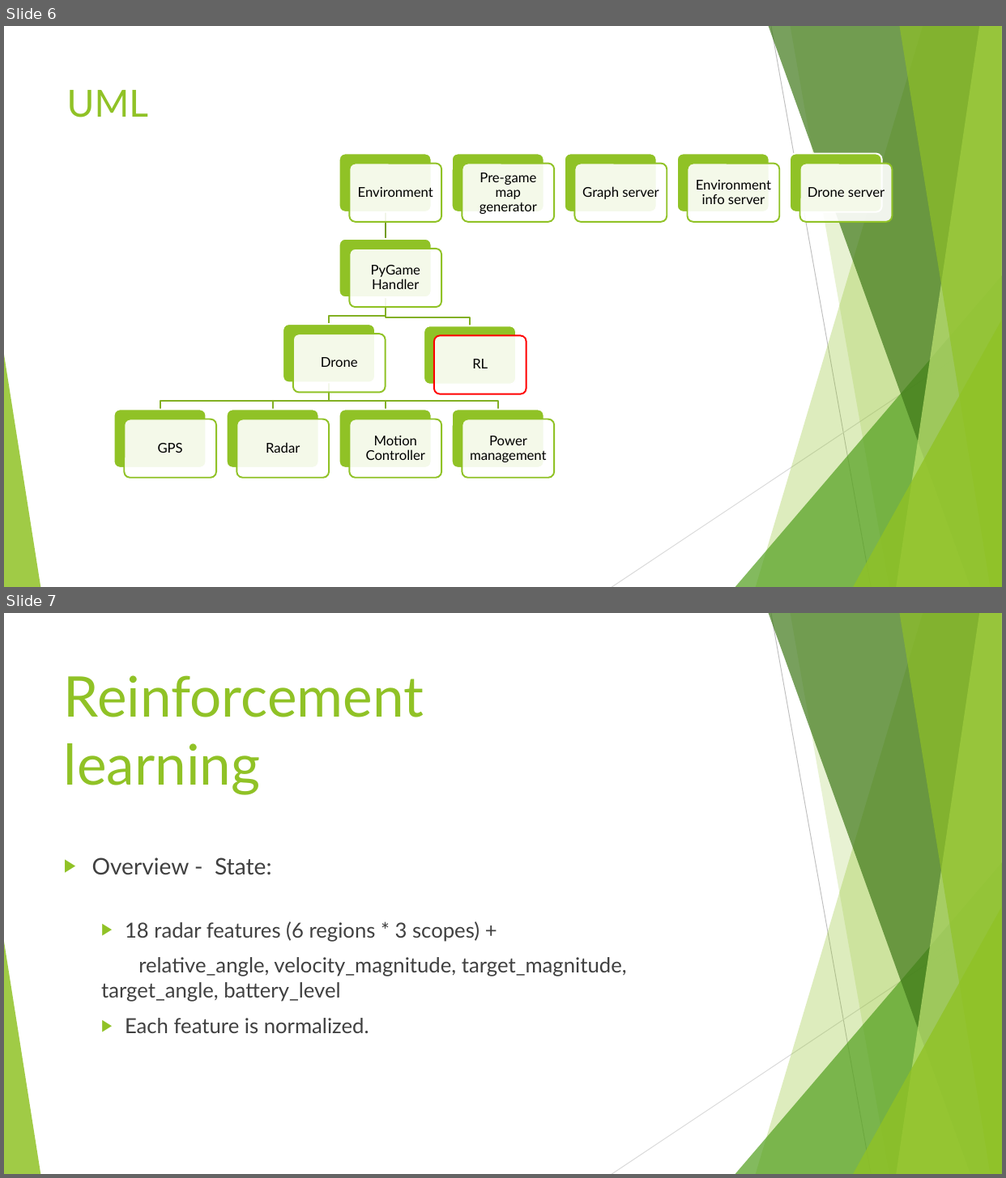
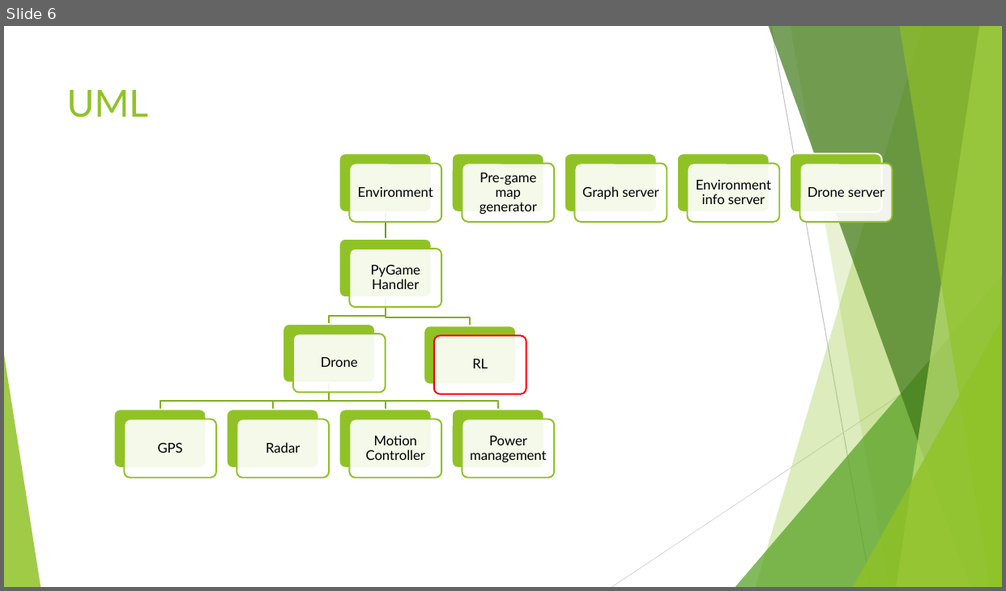
Before and after one commit to ShAssaf/DroneSim, a slide deck: Docs/Project_601.pptx. Shown one above the other, each under a label of ours: slides 6 and 7 before the commit, slide 6 after it. The pictures are 1006x1178 and 1006x591 pixels, drawn with LibreOffice and Linux fonts; fonts in the diff are those of the drawing. Boxes give left, top, right and bottom in pixels: in the first picture for what was removed or moved away, otherwise in the second. Text is boxed around its words. In the diff, an @@ line names an element or a change of style, - is before the commit and + after.

```diff
--- a/Docs/Project_601.pptx
+++ b/Docs/Project_601.pptx
@@ slide 7 removed at box(4, 613, 1002, 1174), background #FFFFFF; not listed: 10 template elements that a slide beside it also shows @@
@@ title removed at box(64, 675, 424, 795) @@
-Reinforcement learning
@@ text removed at box(92, 858, 627, 1033) @@
-▶ Overview - State:
-  ▶ 18 radar features (6 regions * 3 scopes) +
-  relative_angle, velocity_magnitude, target_magnitude, target_angle, battery_level
-  ▶ Each feature is normalized.
```
Also in this commit, not shown: 3 slides added, 2 other slides removed, 1 other file.
